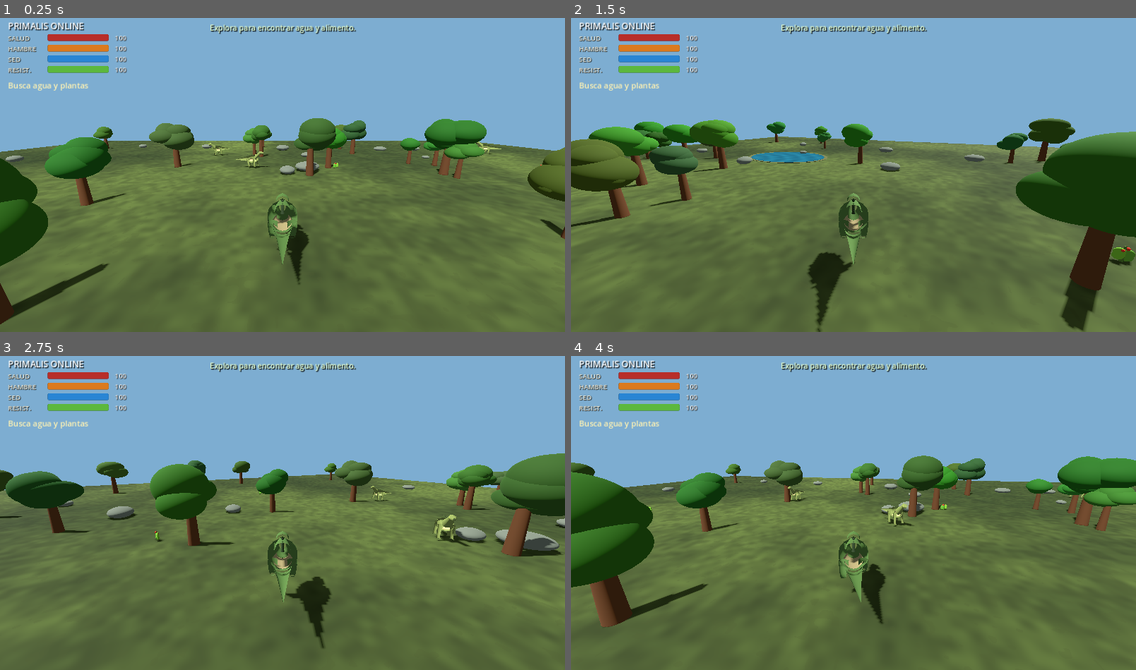
Above: before the commit, frames 1-4 (two rows, left to right).
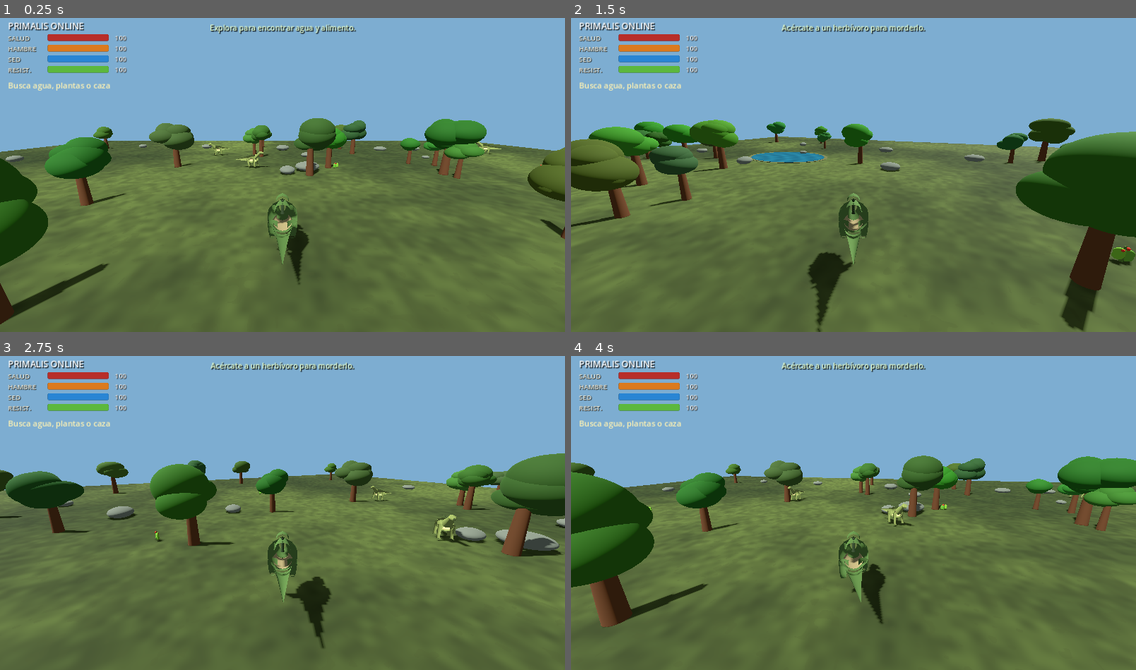
Above: after the commit, the same moments.

Repository: misael546/PrimalisOnline
Game: Godot game, scene res://scenes/main.tscn
Same seed, same stepped clock (60 frames per second), same inputs: the game is played once before the commit and once after it.
Inputs (mouse positions are in pixels of both pictures, inside the frame that each line leads up to):
- Up to frame 1 (0.25 s): no input
- Up to frame 2 (1.5 s): tap Enter at 0.5 s; move the mouse to (977, 156) at 0.52 s; hold D (move_right) 0.53-1.25 s; tap E at 0.6 s; click (977, 156) at 0.67 s; tap Space at 0.77, 0.8, 1.07 s; drag from (740, 187) to (825, 237) at 1.27 s
- Up to frame 3 (2.75 s): tap Space at 2, 2.3 s; move the mouse to (339, 440) at 2.02 s; hold D (move_right) from 2.03 s (still down); tap E at 2.1 s
- Up to frame 4 (4 s): release D (move_right) at 2.75 s; drag from (825, 575) to (684, 462) at 2.77 s; move the mouse to (1023, 560) at 3.52 s; hold A (move_left) from 3.53 s (still down); tap Space at 3.6, 3.77 s

The runs differ from the first frame. In frame 1, 0.1% of the frame differs, in the area x 9-20%, y 20-24%; in frame 2, 0.5%, in the area x 9-63%, y 1-24%; in frame 3, 0.5%; in frame 4, 0.5%.

Commit message:
feat: add hunting, meat drops and herbivore respawn

Diff:
--- a/scripts/main.gd
+++ b/scripts/main.gd
@@ -9,6 +9,8 @@
 var move_buttons: Array[Button] = []
 var use_button: Button
 var sprint_button: Button
+var attack_button: Button
+var attack_cooldown: float = 0.0
 var food_respawn_timers: Dictionary = {}
 var survival_bars: Dictionary = {}
 var survival_values: Dictionary = {}
@@ -22,6 +24,7 @@
 	_layout_mobile_ui()
 
 func _process(_delta: float) -> void:
+	attack_cooldown = maxf(0.0, attack_cooldown - _delta)
 	if is_instance_valid(status_label):
 		status_label.text = "PRIMALIS ONLINE"
 		_update_survival_hud()
@@ -32,8 +35,11 @@
 		feedback_label.text = str(player.get("status_message"))
 
 func _unhandled_input(event: InputEvent) -> void:
-	if event is InputEventKey and event.pressed and not event.echo and event.keycode == KEY_E:
-		_interact()
+	if event is InputEventKey and event.pressed and not event.echo:
+		if event.keycode == KEY_E:
+			_interact()
+		elif event.keycode == KEY_SPACE:
+			_attack()
 
 func _apply_ground_material() -> void:
 	var ground_mesh := get_node_or_null("Ground/Mesh") as MeshInstance3D
@@ -321,34 +327,65 @@
 			elif thirst_value <= 20.0:
 				prompt_label.text = "Tienes mucha sed. Busca el estanque."
 			elif hunger_value <= 20.0:
-				prompt_label.text = "Tienes mucha hambre. Busca plantas."
+				prompt_label.text = "Tienes mucha hambre. Busca plantas o caza."
 			else:
-				prompt_label.text = "Busca agua y plantas"
+				prompt_label.text = "Busca agua, plantas o caza"
 		elif str(nearby_item.get_meta("kind")) == "water":
 			prompt_label.text = "Pulsa USAR para beber agua"
+		elif str(nearby_item.get_meta("kind")) == "meat":
+			prompt_label.text = "Pulsa USAR para comer carne"
 		else:
 			prompt_label.text = "Pulsa USAR para comer plantas"
 
 func _interact() -> void:
 	if nearby_item == null:
 		return
-	if str(nearby_item.get_meta("kind")) == "water":
+	var kind := str(nearby_item.get_meta("kind"))
+	if kind == "water":
 		player.call("consume_water")
+	elif kind == "meat":
+		player.call("eat_meat")
+		nearby_item.set_meta("available", false)
+		nearby_item.visible = false
+		food_respawn_timers[nearby_item.get_instance_id()] = {"item": nearby_item, "remaining": 60.0}
 	else:
 		player.call("eat_food")
 		nearby_item.set_meta("available", false)
 		nearby_item.visible = false
 		food_respawn_timers[nearby_item.get_instance_id()] = {"item": nearby_item, "remaining": 45.0}
 
+func _attack() -> void:
+	if attack_cooldown > 0.0 or bool(player.get("is_respawning")):
+		return
+	attack_cooldown = 0.75
+	var closest: Node3D
+	var closest_distance := 2.8
+	for creature in get_children():
+		if not creature is CharacterBody3D or not String(creature.name).begins_with("WildDinosaur_"):
+			continue
+		if bool(creature.get("is_dead")):
+			continue
+		var distance := player.global_position.distance_to(creature.global_position)
+		if distance <= closest_distance:
+			closest_distance = distance
+			closest = creature as Node3D
+	if not is_instance_valid(closest):
+		player.set("status_message", "Acércate a un herbívoro para morderlo.")
+		return
+	closest.call("receive_damage", 40.0, player)
+
 func _update_food_respawns(delta: float) -> void:
 	for item_id in food_respawn_timers.keys():
 		var entry: Dictionary = food_respawn_timers[item_id]
 		entry["remaining"] = float(entry["remaining"]) - delta
 		if float(entry["remaining"]) <= 0.0:
-			var plant: Node3D = entry["item"]
-			if is_instance_valid(plant):
-				plant.set_meta("available", true)
-				plant.visible = true
+			var item: Node3D = entry["item"]
+			if is_instance_valid(item):
+				if item.has_method("revive"):
+					item.call("revive")
+				else:
+					item.set_meta("available", true)
+					item.visible = true
 			food_respawn_timers.erase(item_id)
 		else:
 			food_respawn_timers[item_id] = entry
@@ -401,6 +438,7 @@
 	_add_move_button(mobile_ui, "▶", "move_right", Vector2.ZERO)
 	_add_use_button(mobile_ui)
 	_add_sprint_button(mobile_ui)
+	_add_attack_button(mobile_ui)
 
 func _add_stat_row(parent: Control, key: String, caption: String, y_position: float, fill_color: Color) -> void:
 	var row_label := Label.new()
@@ -494,6 +532,16 @@
 	parent.add_child(sprint_button)
 	sprint_button.button_down.connect(_set_sprint.bind(true))
 	sprint_button.button_up.connect(_set_sprint.bind(false))
+
+func _add_attack_button(parent: Control) -> void:
+	attack_button = Button.new()
+	attack_button.text = "ATACAR"
+	attack_button.set_anchors_preset(Control.PRESET_BOTTOM_RIGHT)
+	attack_button.position = Vector2(-124.0, -190.0)
+	attack_button.size = Vector2(100.0, 64.0)
+	attack_button.custom_minimum_size = attack_button.size
+	parent.add_child(attack_button)
+	attack_button.pressed.connect(_attack)
 
 func _set_action(action: String, pressed: bool) -> void:
 	player.call("set_mobile_action", action, pressed)
@@ -555,3 +603,8 @@
 		sprint_button.size = Vector2(112.0, 58.0) * ui_scale
 		sprint_button.custom_minimum_size = sprint_button.size
 		sprint_button.add_theme_font_size_override("font_size", roundi(17.0 * ui_scale))
+	if is_instance_valid(attack_button):
+		attack_button.position = Vector2(-124.0, -190.0) * ui_scale
+		attack_button.size = Vector2(100.0, 64.0) * ui_scale
+		attack_button.custom_minimum_size = attack_button.size
+		attack_button.add_theme_font_size_override("font_size", roundi(17.0 * ui_scale))
--- a/scripts/player.gd
+++ b/scripts/player.gd
@@ -141,6 +141,11 @@
 	hunger = minf(100.0, hunger + 30.0)
 	status_message = "Comiste plantas."
 
+func eat_meat() -> void:
+	hunger = minf(100.0, hunger + 48.0)
+	health = minf(100.0, health + 8.0)
+	status_message = "Comiste carne fresca. Recuperaste hambre y un poco de salud."
+
 func _unhandled_input(event: InputEvent) -> void:
 	if event is InputEventMouseButton and event.button_index == MOUSE_BUTTON_RIGHT:
 		camera_dragging = event.pressed
--- a/scripts/wild_dinosaur.gd
+++ b/scripts/wild_dinosaur.gd
@@ -18,8 +18,13 @@
 var imported_model_active: bool = false
 var imported_model_info: Dictionary = {}
 var imported_animation_time: float = 0.0
+@export var max_health: float = 100.0
+var health: float = 100.0
+var is_dead: bool = false
+var collision_shape: CollisionShape3D
 
 func _ready() -> void:
+	health = max_health
 	rng.randomize()
 	_create_collision()
 	_build_visual()
@@ -35,6 +40,7 @@
 	shape.radius = 0.32
 	shape.height = 1.5
 	collision.shape = shape
+	collision_shape = collision
 	add_child(collision)
 
 func _build_visual() -> void:
@@ -147,7 +153,51 @@
 	wander_destination = Vector3(rng.randf_range(-27.0, 27.0), global_position.y, rng.randf_range(-27.0, 27.0))
 	decision_timer = rng.randf_range(3.0, 6.0)
 
+func receive_damage(amount: float, source: Node3D = null) -> void:
+	if is_dead or amount <= 0.0:
+		return
+	health = maxf(0.0, health - amount)
+	if health <= 0.0:
+		is_dead = true
+		flee_timer = 0.0
+		velocity = Vector3.ZERO
+		set_meta("kind", "meat")
+		set_meta("available", true)
+		if is_instance_valid(collision_shape):
+			collision_shape.set_deferred("disabled", true)
+		if imported_model_active:
+			PrimalisDinoAssetLoader.set_segment(imported_model_info, "dead", 0.0)
+		if is_instance_valid(player_target):
+			player_target.set("status_message", "¡Cacería exitosa! Acércate y pulsa USAR para comer carne.")
+	else:
+		var attacker := source if is_instance_valid(source) else player_target
+		if is_instance_valid(attacker):
+			var away := global_position - attacker.global_position
+			away.y = 0.0
+			if away.length_squared() > 0.01:
+				flee_direction = away.normalized()
+				flee_timer = 3.0
+		if is_instance_valid(player_target):
+			player_target.set("status_message", "Mordida acertada. Salud del herbívoro: %d." % roundi(health))
+
+func revive() -> void:
+	health = max_health
+	is_dead = false
+	velocity = Vector3.ZERO
+	flee_timer = 0.0
+	if has_meta("kind"):
+		remove_meta("kind")
+	if has_meta("available"):
+		remove_meta("available")
+	if is_instance_valid(collision_shape):
+		collision_shape.set_deferred("disabled", false)
+	visible = true
+	_pick_destination()
+
 func _physics_process(delta: float) -> void:
+	if is_dead:
+		velocity = Vector3.ZERO
+		return
 	var move_dir := Vector3.ZERO
 	var current_speed := walk_speed
 
--- a/tests/asset_smoke_test.gd
+++ b/tests/asset_smoke_test.gd
@@ -60,6 +60,29 @@
 		print("ASSET AUDIT: 3 herbivores attached with animation timelines.")
 	else:
 		print("ASSET AUDIT: procedural herbivore fallback is available.")
+
+	# Verify hunting loop: three bites kill, corpse becomes edible meat, then revives.
+	var prey: Node3D
+	for child in main_node.get_children():
+		if child is CharacterBody3D and String(child.name).begins_with("WildDinosaur_"):
+			prey = child as Node3D
+			break
+	if not is_instance_valid(prey):
+		push_error("ASSET AUDIT: could not find a herbivore for combat test.")
+		quit(1)
+		return
+	for hit in range(3):
+		prey.call("receive_damage", 40.0, player)
+	if not bool(prey.get("is_dead")) or not bool(prey.get_meta("available", false)) or String(prey.get_meta("kind", "")) != "meat":
+		push_error("ASSET AUDIT: hunting did not create an edible meat pickup.")
+		quit(1)
+		return
+	prey.call("revive")
+	if bool(prey.get("is_dead")) or float(prey.get("health")) < 99.9 or prey.has_meta("kind"):
+		push_error("ASSET AUDIT: dead herbivore did not restore its alive state on respawn.")
+		quit(1)
+		return
+	print("ASSET AUDIT: hunting, edible meat drop and herbivore respawn passed.")
 	print("ASSET AUDIT: all required node and resource checks passed.")
 	quit(0)
 
Not shown, changed: README.md
Not shown, changed: docs/TEST_PLAN.md
